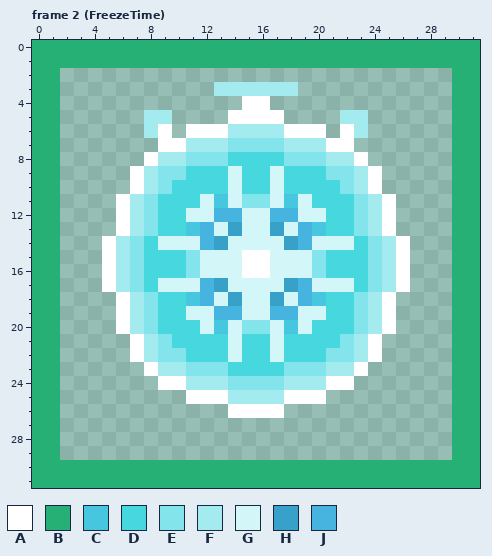
Pixel-art file, stored at Frontend/retro-game/src/assets/images/AbilityIcons.aseprite. The first picture shows the starting point.
32x32 pixels, 3 frames. Colours within 5 levels of each other are drawn and written as one. Shown: frame 2 (FreezeTime).
Palette (. is transparent): A #ffffff  B #27b076  C #46c7df  D #46d7df  E #83e5eb  F #a3ebef  G #d3f6f8  H #38a1ca  J #46b4df
The result:
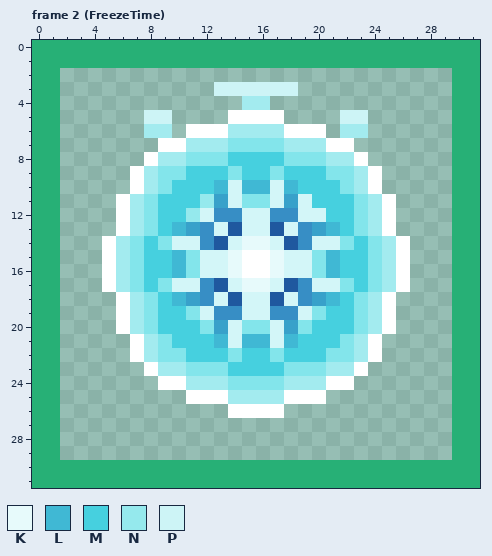
Colours new in this view: K #e7fafb  L #40b8d4  M #46d0df  N #95e9ed  P #cdf4f6
Edits made:
Colour C changes from #46c7df to #38a1ca.
Colour H changes from #38a1ca to #1f589f.
Colour J changes from #46b4df to #378ec5.
Frame 2 (FreezeTime), layer "Layer 3":
The edit turns colour G into colour E in row 9 at x 14 and 17; in row 14 at x 9 and 22; in row 17 at x 9 and 22; in row 19 at x 11 and 20; in row 20 at x 12 and 19; in row 22 at x 14 and 17.
The edit turns colour A into colour F in row 4 at x 15 to 16; in row 6 at x 9 and 22.
The edit turns colour G into colour K in row 14 at x 15 to 16; in rows 15 to 16 at x 14 and 17; in row 17 at x 15 to 16.
The edit turns colour D into colour L in row 10 at x 13, 15 to 16 and 18; in row 13 at x 10 and 21; in rows 15 to 16 at x 10 and 21; in row 18 at x 10 and 21; in row 21 at x 13, 15 to 16 and 18.
The edit turns colour D into colour M in row 8 at x 14 to 17; in row 9 at x 11 to 13, 15 to 16 and 18 to 20; in row 10 at x 10 to 12 and 19 to 21; in row 11 at x 9 to 11 and 20 to 22; in row 12 at x 9 to 10 and 21 to 22; in row 13 at x 9 and 22.
The edit turns colour D into colour M in row 14 at x 8 and 23; in rows 15 to 16 at x 8 to 9 and 22 to 23; in row 17 at x 8 and 23; in row 18 at x 9 and 22; in row 19 at x 9 to 10 and 21 to 22; in row 20 at x 9 to 11 and 20 to 22.
The edit turns colour D into colour M in row 21 at x 10 to 12 and 19 to 21; in row 22 at x 11 to 13, 15 to 16 and 18 to 20; in row 23 at x 14 to 17.
The edit turns colour G into colour N in row 11 at x 12; in row 12 at x 11.
The edit turns colour F into colour P in row 3 at x 13 to 18; in row 5 at x 8 to 9 and 22 to 23.
Where, in picture pixels (left, top, right, bottom), the same in both pictures:
changed: (144, 82, 368, 376)
